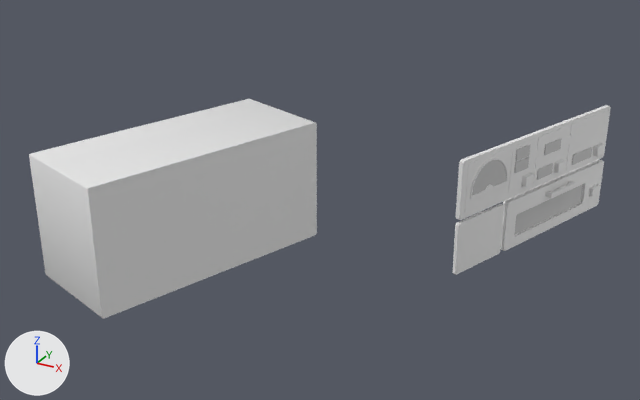
The FBX model Assets/_Assets/Models/MultiUnits_02.fbx: old version first, new version second.
Before and after are seen from a 50 mm lens placed at (7.44, -9.34, 15.6), pointed at (0.6, 3.09, 9.39). The axes (+X, +Y, +Z) are drawn at lower left. The lights are the same throughout. The picture after the commit comes second. Where no turn or scale is listed for an object, it has been applied to the vertices.

The first picture shows 'PhotoColor_Mod', 'blankPlate_v2', 'bottombaseUnit', 'spectromMod_v1' and 4 more.
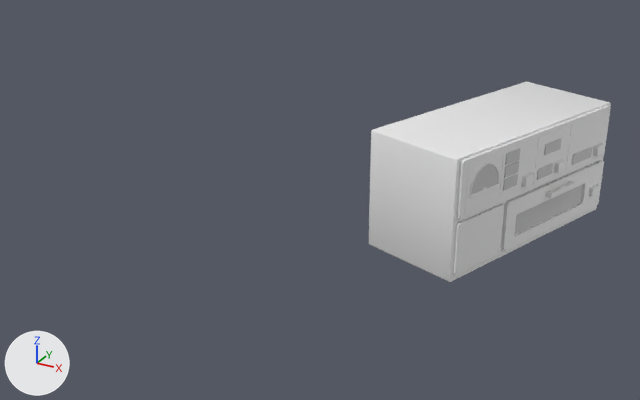
Changed parts and their boxes [x1, y1, x2, y2] in the pictures (640 x 400 px):
'bottombaseUnit', moved
    before: [29, 99, 317, 319]
    after: [369, 82, 611, 282]

The change, as a diff of the scene's bpy script:
```diff
--- a/Assets/_Assets/Models/MultiUnits_02.fbx.py
+++ b/Assets/_Assets/Models/MultiUnits_02.fbx.py
@@ ob_bottombaseunit @@
 ob_bottombaseunit = bpy.data.objects.new('bottombaseUnit', me_cube_190)
-ob_bottombaseunit.location = (-1.36, 0.04, 9.84)
+ob_bottombaseunit.location = (2.82, 3.64, 9.84)
```
